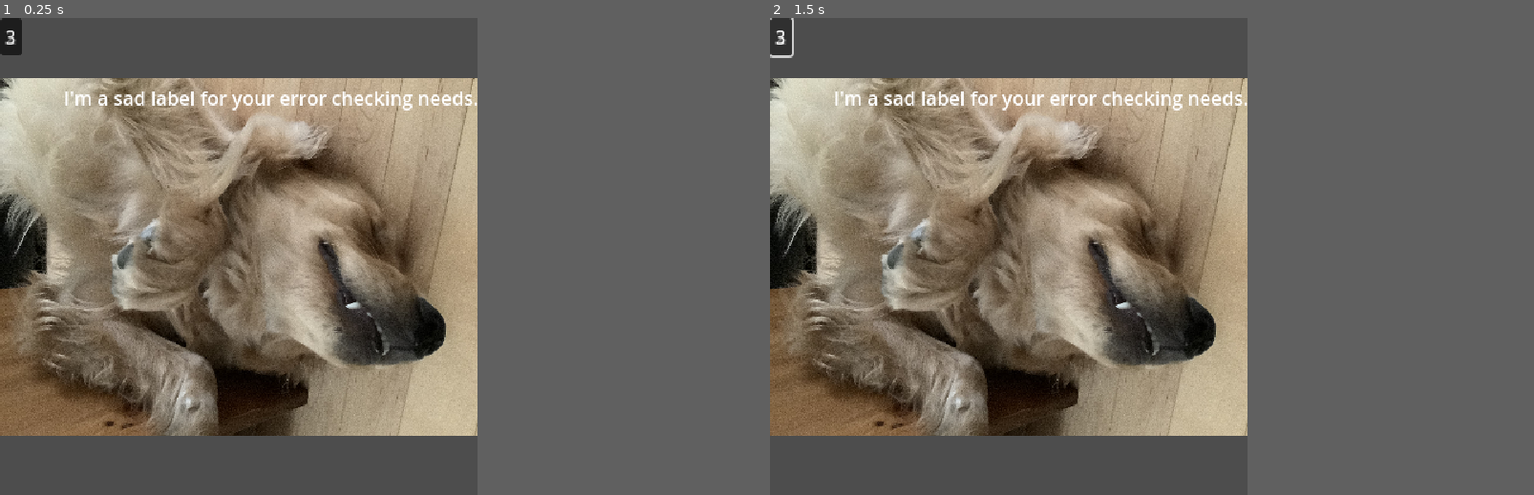
Above: before the commit, frames 1-2 (left to right).
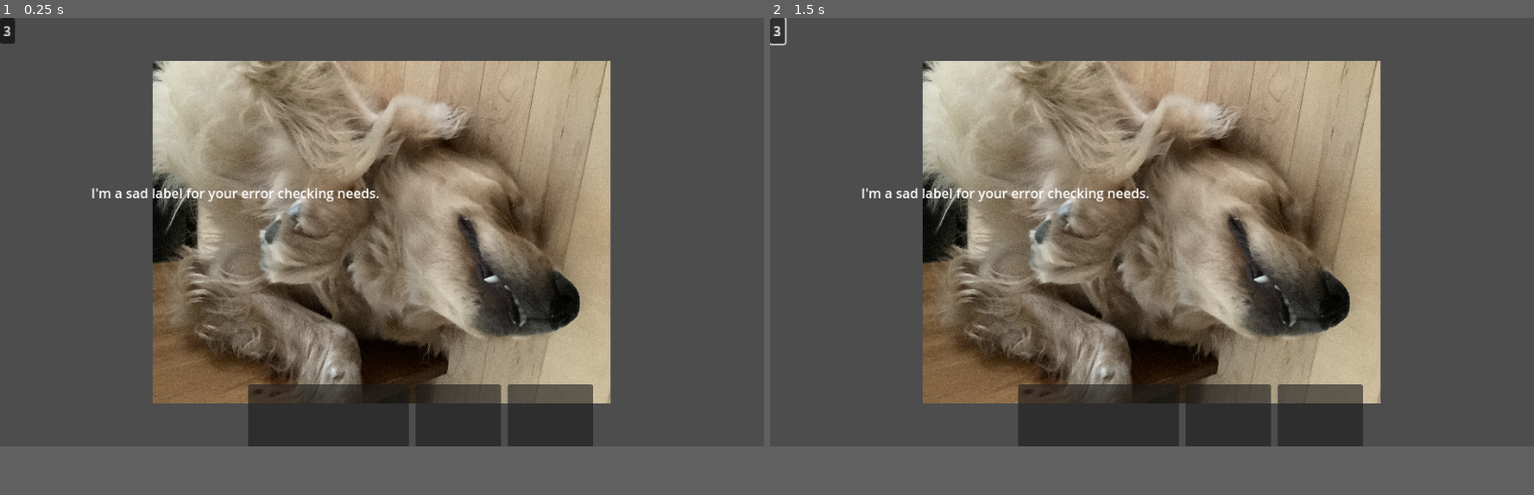
Above: after the commit, the same moments.

Repository: wuemily2/sketch-practice-assistant-godot
Game: Godot game, scene res://Windows/Test/ImageScalingTest.tscn
Two runs of this game, one before a commit and one after it. Both use one fixed random seed, a clock stepped at 60 frames per second and the inputs below.
Inputs:
- Up to frame 1 (0.25 s): no input
- Up to frame 2 (1.5 s): click "1" at 0.5 s; click "2" at 1.25 s
In our replay, the window is 500x500 before the commit and 800x449 after it. These sizes can differ from the game's own. Grey fills any space a smaller window leaves; there, only what the larger window draws over its background counts as a difference.

The runs differ from the first frame. In frame 1, 53% of the frame differs, in the area x 0-80%, y 0-90%; in frame 2, 53%.

Commit message:
Implement Bottom Bar of Cycler Window with all functions and dynamic resizing

Diff:
--- a/Windows/CyclerBottomBar.gd
+++ b/Windows/CyclerBottomBar.gd
@@ -1,15 +1,67 @@
 extends Container
 
-
+signal timeout() # Timer timed out
+signal next() # next button is clicked
+signal previous() # previous button is clicked
+var playing = false
 # Called when the node enters the scene tree for the first time.
 func _ready():
-	pass # Replace with function body.
+	position_children()
+	# TODO: this is experimental so remove later
+	start_timer(SettingsManager.timer_base_time)
+	playing = true
+	$CyclerMenu/PausePlay.text = "Pause"
 
 func _notification(what):
 	# Sort children (queue_sort()) is always called when the size of this container node changes
 	if what == NOTIFICATION_SORT_CHILDREN:
-		pass
+		position_children()
+
+func position_children():
+	var parent_width = self.size.x
+	var parent_height = self.size.y
+
+	# Cycler Menu
+	$CyclerMenu.size.x = parent_width * 0.6
+	$CyclerMenu.size.y = parent_height
+	$CyclerMenu.set_position(Vector2i(parent_width * 0.2, 0))
+
+	# Timer Display
+	$Timelabel.set_size(Vector2i(parent_width * 0.1, parent_height))
+	$Timelabel.set_position(Vector2i(parent_width * 0.9, 0))
 
 # Called every frame. 'delta' is the elapsed time since the previous frame.
-func _process(delta):
-	pass
+func _process(_delta):
+	# Constantly update the time
+	$Timelabel.update_time_left($Timer.get_time_left())
+
+func start_timer(seconds):
+	$Timer.start(seconds)
+
+func clean_timer_stop():
+	$Timer.set_paused(false)
+	$Timer.stop()
+
+func _on_pause_play_pressed():
+	if playing:
+		playing = false
+		$CyclerMenu/PausePlay.text = "Play"
+		$Timer.set_paused(true)
+	else:
+		playing = true
+		$CyclerMenu/PausePlay.text = "Pause"
+		$Timer.set_paused(false)
+
+func _on_go_forward_pressed():
+	# Make sure timer can start again by unpausing, and stop the timer for now
+	clean_timer_stop()
+	emit_signal("next")
+	$Timer.start(SettingsManager.timer_base_time)
+
+func _on_go_back_pressed():
+	clean_timer_stop()
+	emit_signal("previous")
+	$Timer.start(SettingsManager.timer_base_time)
+
+func _on_timer_timeout():
+	emit_signal("timeout")
--- a/Windows/CyclerBottomBar.tscn
+++ b/Windows/CyclerBottomBar.tscn
@@ -1,10 +1,55 @@
-[gd_scene load_steps=2 format=3 uid="uid://dhiqdtgrjh6fg"]
+[gd_scene load_steps=3 format=3 uid="uid://dhiqdtgrjh6fg"]
 
 [ext_resource type="Script" path="res://Windows/CyclerBottomBar.gd" id="1_rt1cs"]
+[ext_resource type="Script" path="res://Windows/Timelabel.gd" id="2_jqwu8"]
 
-[node name="Container" type="Container"]
+[node name="CyclerBottomBar" type="Container"]
 offset_left = 1.0
-offset_top = 521.0
+offset_top = 532.0
 offset_right = 1155.0
 offset_bottom = 645.0
 script = ExtResource("1_rt1cs")
+
+[node name="CyclerMenu" type="HBoxContainer" parent="."]
+layout_mode = 2
+size_flags_stretch_ratio = 0.0
+
+[node name="GoBack" type="Button" parent="CyclerMenu"]
+layout_mode = 2
+size_flags_horizontal = 3
+text = "Previous"
+
+[node name="PausePlay" type="Button" parent="CyclerMenu"]
+layout_mode = 2
+size_flags_horizontal = 3
+text = "Play"
+
+[node name="GoForward" type="Button" parent="CyclerMenu"]
+layout_mode = 2
+size_flags_horizontal = 3
+text = "Next"
+
+[node name="VisibilityButton" type="CheckButton" parent="CyclerMenu"]
+layout_mode = 2
+size_flags_horizontal = 3
+text = "Visibility"
+
+[node name="AlwaysOnTopButton" type="CheckButton" parent="CyclerMenu"]
+layout_mode = 2
+size_flags_horizontal = 3
+text = "Always on Top"
+
+[node name="Timelabel" type="Label" parent="."]
+layout_mode = 2
+text = "Timer"
+horizontal_alignment = 1
+vertical_alignment = 1
+script = ExtResource("2_jqwu8")
+
+[node name="Timer" type="Timer" parent="."]
+one_shot = true
+
+[connection signal="pressed" from="CyclerMenu/GoBack" to="." method="_on_go_back_pressed"]
+[connection signal="pressed" from="CyclerMenu/PausePlay" to="." method="_on_pause_play_pressed"]
+[connection signal="pressed" from="CyclerMenu/GoForward" to="." method="_on_go_forward_pressed"]
+[connection signal="timeout" from="Timer" to="." method="_on_timer_timeout"]
--- a/Windows/Test/ImageScalingTest.gd
+++ b/Windows/Test/ImageScalingTest.gd
@@ -42,6 +42,7 @@
 	#var image = ResourceLoader.load(path)
 	print(path)
 	var image = Image.load_from_file(path)
+	print("/test".get_base_dir())
 	if image != null:
 		$TextureRect.texture = ImageTexture.create_from_image(image)
 	else:
--- a/Windows/Test/ImageScalingTest.tscn
+++ b/Windows/Test/ImageScalingTest.tscn
@@ -85,11 +85,13 @@
 
 [node name="SadLabel" type="Label" parent="."]
 layout_mode = 0
-offset_left = 53.0
-offset_top = 55.0
-offset_right = 93.0
-offset_bottom = 78.0
+offset_left = 40.0
+offset_top = 84.0
+offset_right = 529.0
+offset_bottom = 340.0
 text = "I'm a sad label for your error checking needs."
+horizontal_alignment = 1
+vertical_alignment = 1
 
 [connection signal="pressed" from="Button" to="." method="_on_button_pressed"]
 [connection signal="file_selected" from="FileDialog" to="." method="_on_file_dialog_file_selected"]
--- /dev/null
+++ b/Windows/Timelabel.gd
@@ -0,0 +1,11 @@
+extends Label
+
+
+# Called when the node enters the scene tree for the first time.
+const INFO_STRING = "Timeleft: "
+
+func update_time_left(total_seconds:int):
+	var minutes = total_seconds / 60
+	var seconds = total_seconds % 60
+	var time_string = str(minutes) + ":" + str(seconds).lpad(2, "0")
+	self.text = INFO_STRING + time_string
--- a/project.godot
+++ b/project.godot
@@ -17,14 +17,12 @@
 
 [autoload]
 
-FileManager="*res://file_manager.gd"
+SettingsManager="*res://settings_manager.gd"
 SceneManager="*res://scene_manager.gd"
 WindowAdjustment="*res://window_adjustment.gd"
 
 [display]
 
-window/size/viewport_width=500
-window/size/viewport_height=500
 window/subwindows/embed_subwindows=false
 
 [rendering]
--- a/file_manager.gd
+++ b/settings_manager.gd
@@ -1,7 +1,12 @@
 extends Node
+
 
 var FileArray = []
 var default_path = "" #TODO: figure out a default path
+
+var timer_base_time = 300 + 1
+
+
 # Called when the node enters the scene tree for the first time.
 func _ready():
 	pass # Replace with function body.
